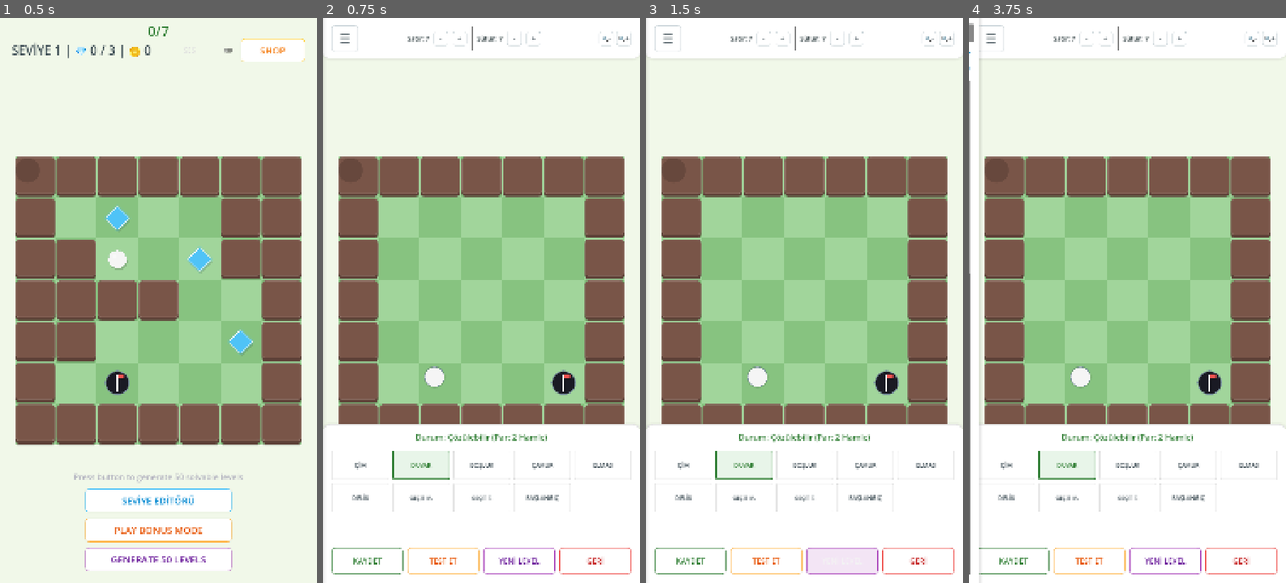
Above: before the commit, frames 1-4 (left to right).
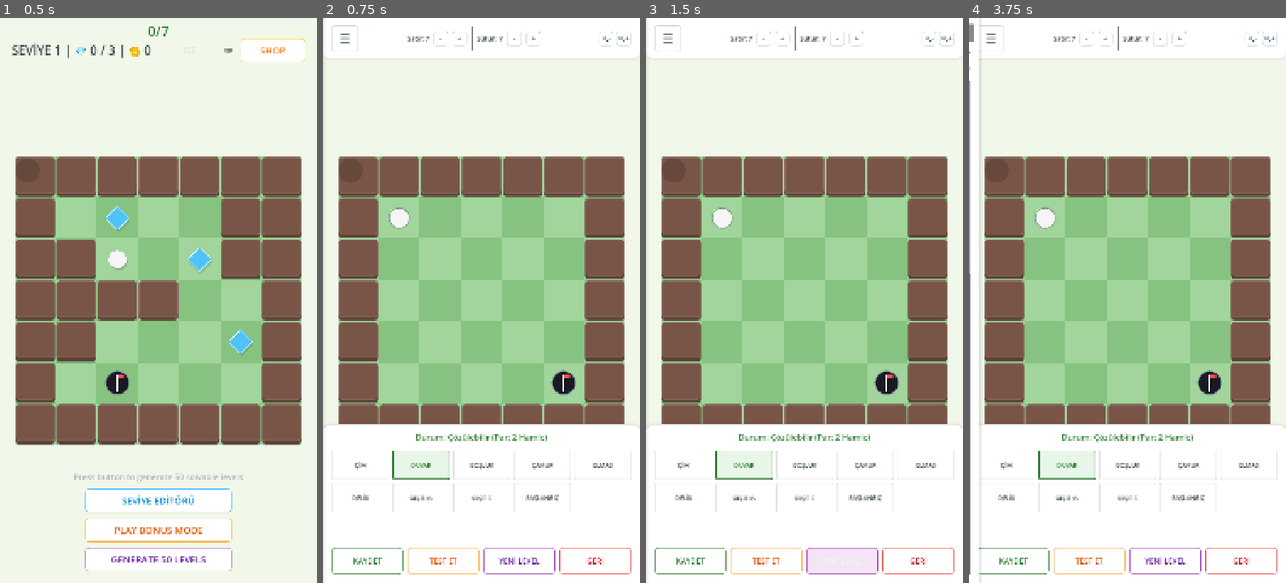
Above: after the commit, the same moments.

Repository: gkesebir/slidegolf
Game: Godot game, scene res://scenes/Main.tscn
Same seed, same stepped clock (60 frames per second), same inputs: the game is played once before the commit and once after it.
Inputs:
- Up to frame 1 (0.5 s): no input
- Up to frame 2 (0.75 s): click "SEVİYE EDİTÖRÜ" at 0.5 s
- Up to frame 3 (1.5 s): click "YENİ LEVEL" at 1.25 s
- Up to frame 4 (3.75 s): click "☰" at 2 s; click "-" at 2.75 s; click "+" at 3.5 s

Frame 1 is identical in both runs. In frame 2, 0.4% of the frame differs, in the area x 20-39%, y 33-66%; in frame 3, 0.4%; in frame 4, 0.4%.

Commit message:
fix: level editor start marker visual offset bug

Diff:
--- a/scripts/LevelEditor.gd
+++ b/scripts/LevelEditor.gd
@@ -288,8 +288,8 @@
 		start_marker.add_child(dot)
 		grid_manager.add_child(start_marker)
 
-	var cell_pos = grid_manager.get_cell_world_position(player_start)
-	start_marker.position = cell_pos + Vector2(grid_manager.cell_size * 0.25, grid_manager.cell_size * 0.25)
+	var cell_local_pos = Vector2(player_start.x * grid_manager.cell_size, player_start.y * grid_manager.cell_size)
+	start_marker.position = cell_local_pos + Vector2(grid_manager.cell_size * 0.25, grid_manager.cell_size * 0.25)
 
 func _adjust_rows(delta: int):
 	var new_h = clamp(grid_height + delta, 5, 12)
